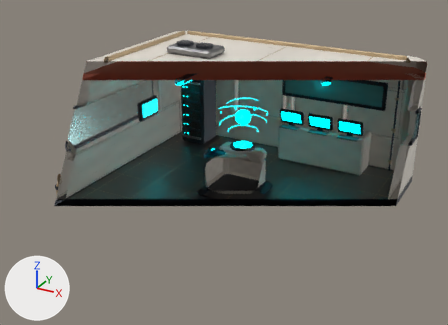
What one commit did to the glTF model art-source/control-room/export/control_room_v001.glb.
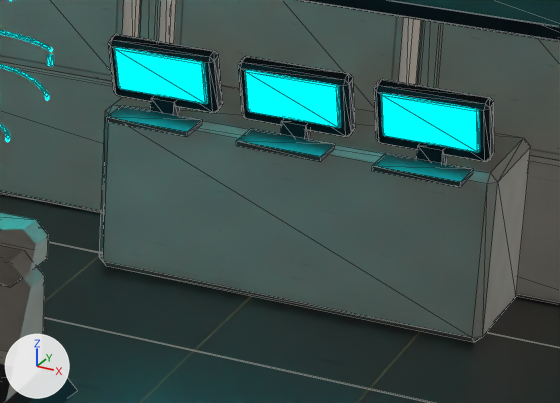
There are two pictures of each version: one whole from a 50 mm camera at (6.2, -1.34, 6.62) aimed at (0.0, 9.93, 0.99), one close up on the part from 57% to 84% of the width and 31% to 58% of the height. Lighting does not change. The marker at lower left points along +X, +Y and +Z. The first two pictures are the older version. The close-ups show mesh edges as thin lines. Everything nearer to the camera than a plane just in front of the edit is cut away. Where no turn or scale is listed for an object, it has been applied to the vertices. Vertices at exactly the same position are counted once.

The first close-up shows 'ARQ_Control_Parede_N', 'PIS_Control', 'PROP_Control_Console', 'PROP_Control_Consoles_N', 'PROP_Control_EDEN_Projecao', 'PROP_Control_Telas'.
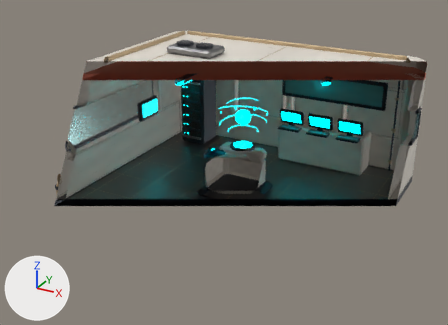
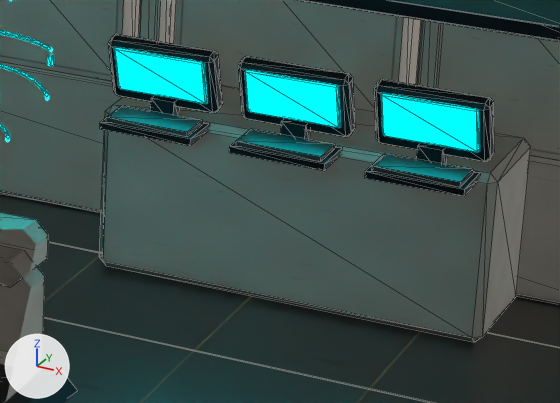
Where the change shows, as pixel boxes [x1, y1, x2, y2] in the close-ups (560 x 403 px):
part 1 of me_cube_174, added
    after: [100, 118, 210, 146]
part 2 of me_cube_174, added
    after: [229, 130, 343, 170]
part 3 of me_cube_174, added
    after: [365, 155, 481, 196]

What changed in the scene script:
```text
Change me_cube_174:
    used by ob_prop_control_consoles_n; location = (0.0, 10.5, -0.15)
    remove me_cube_174.from_pydata(...)  # 192 vertices, 332 faces; spans x 0.05..2.35, y 2.08..3.0, z 0.15..1.59
    add me_cube_174.from_pydata(...)  # 216 vertices, 368 faces; spans x 0.05..2.35, y 2.06..3.0, z 0.15..1.59
    me_cube_174 part 1: a new loose piece, a box spanning x 0.145..0.695, y 2.06..2.34, z 1.105..1.145, in mat_mat_control_atlas_2k
    me_cube_174 part 2: a new loose piece, a box spanning x 0.925..1.475, y 2.06..2.34, z 1.105..1.145, in mat_mat_control_atlas_2k
    me_cube_174 part 3: a new loose piece, a box spanning x 1.705..2.255, y 2.06..2.34, z 1.105..1.145, in mat_mat_control_atlas_2k
```
